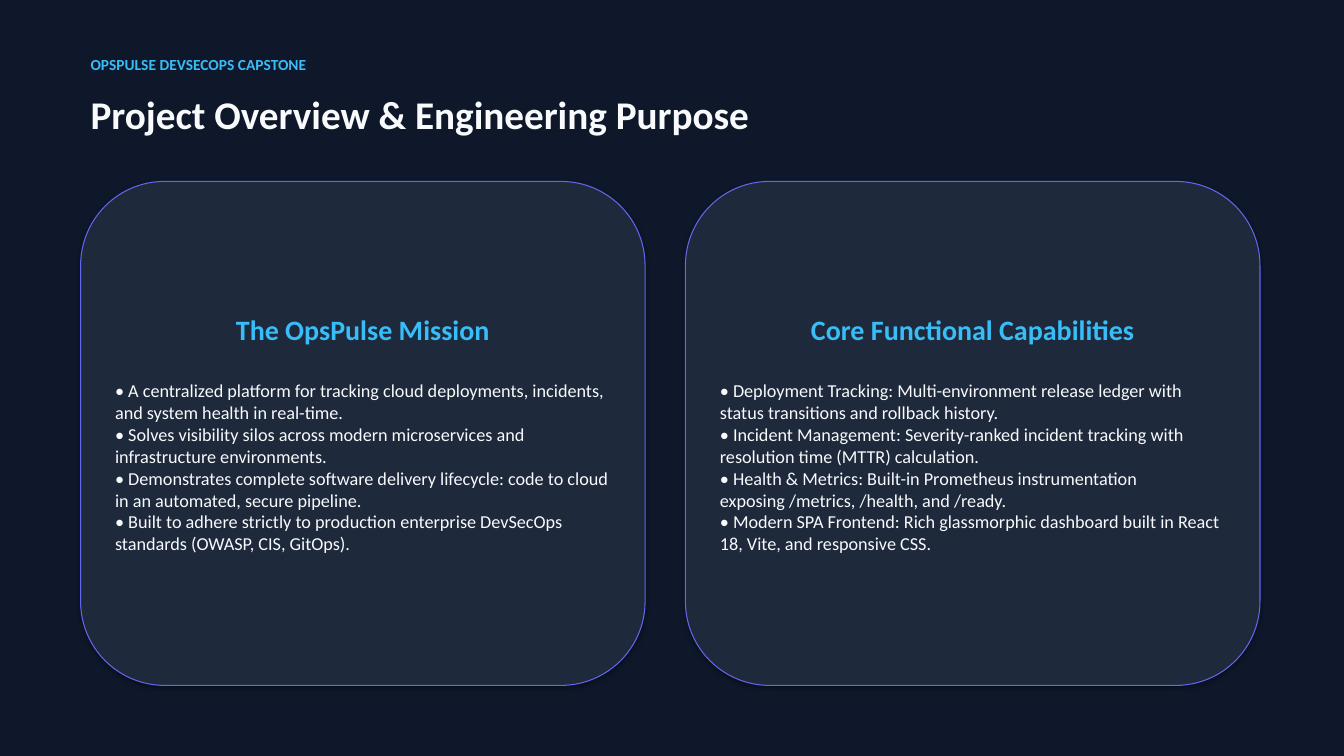
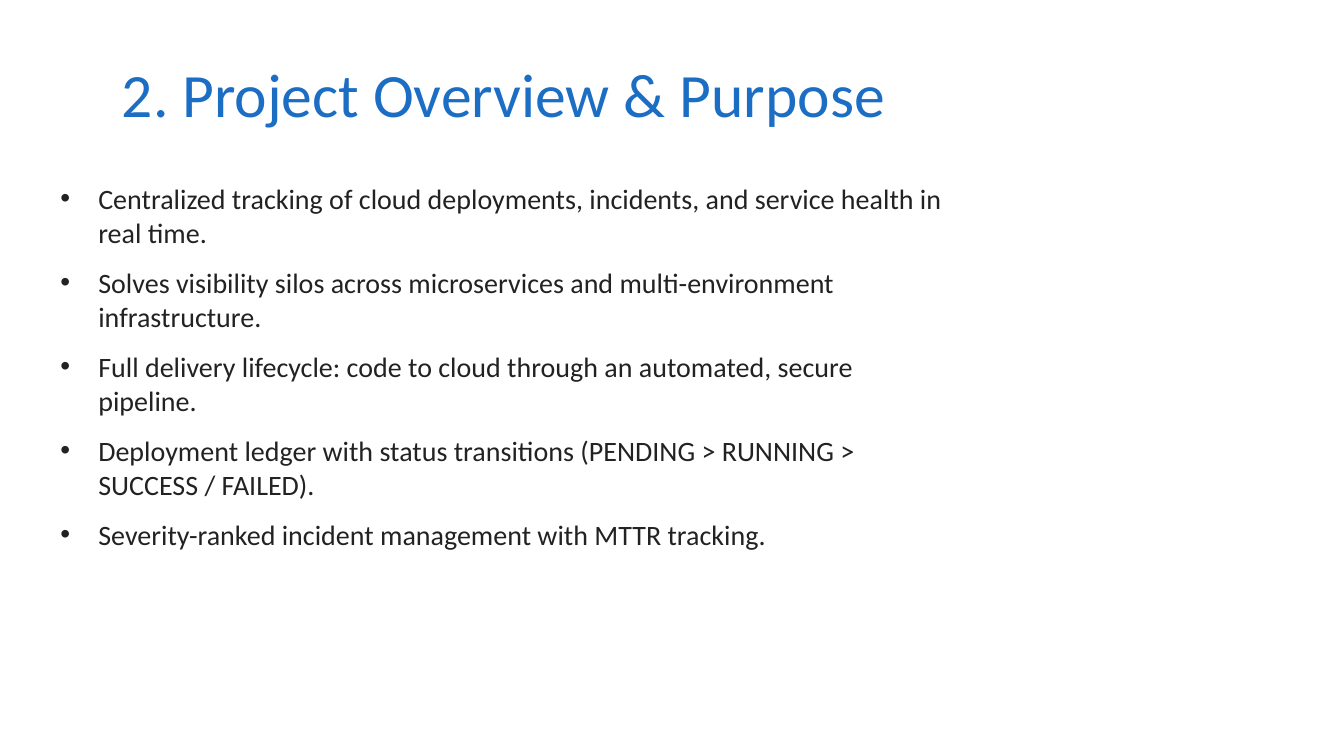
Before and after one commit to Monika-Bhardwaj/OpsPulse-Deployment-Reliability-Operations-Platform, a slide deck: slide 2 of demo/presentation.pptx. Drawn at 1344x756 pixels with LibreOffice and Linux fonts; fonts in the diff are those of the drawing. Boxes give left, top, right and bottom in pixels: in the first picture for what was removed or moved away, otherwise in the second. Text is boxed around its words. In the diff, an @@ line names an element or a change of style, - is before the commit and + after.

```diff
--- a/demo/presentation.pptx
+++ b/demo/presentation.pptx
@@ rectangle removed at (x1=0, y1=0, x2=1344, y2=756) @@
@@ title "2. Project Overview & Purpose" at (x1=122, y1=74, x2=885, y2=128): vertical alignment top to middle @@
@@ text removed at (x1=91, y1=60, x2=306, y2=70) @@
-OPSPULSE DEVSECOPS CAPSTONE
@@ title at (x1=122, y1=74, x2=885, y2=128): text changed; size 28 to 44 pt; text colour #F8FAFC to #1B6EC3; bold off @@
-Project Overview & Engineering Purpose
+2. Project Overview & Purpose
@@ rounded rectangle removed at (x1=81, y1=181, x2=645, y2=686) @@
-The OpsPulse Mission
-• A centralized platform for tracking cloud deployments, incidents, and system health in real-time.
-• Solves visibility silos across modern microservices and infrastructure environments.
-• Demonstrates complete software delivery lifecycle: code to cloud in an automated, secure pipeline.
-• Built to adhere strictly to production enterprise DevSecOps standards (OWASP, CIS, GitOps).
@@ text added at (x1=98, y1=189, x2=941, y2=550), 20 pt, text #222222 @@
+• Centralized tracking of cloud deployments, incidents, and service health in real time.
+• Solves visibility silos across microservices and multi-environment infrastructure.
+• Full delivery lifecycle: code to cloud through an automated, secure pipeline.
+• Deployment ledger with status transitions (PENDING > RUNNING > SUCCESS / FAILED).
+• Severity-ranked incident management with MTTR tracking.
@@ rounded rectangle removed at (x1=686, y1=181, x2=1260, y2=686) @@
-Core Functional Capabilities
-• Deployment Tracking: Multi-environment release ledger with status transitions and rollback history.
-• Incident Management: Severity-ranked incident tracking with resolution time (MTTR) calculation.
-• Health & Metrics: Built-in Prometheus instrumentation exposing /metrics, /health, and /ready.
-• Modern SPA Frontend: Rich glassmorphic dashboard built in React 18, Vite, and responsive CSS.
```
Also in this commit, not shown: 2 other slides changed, 8 slides added, 8 slides removed, 7 other files.
